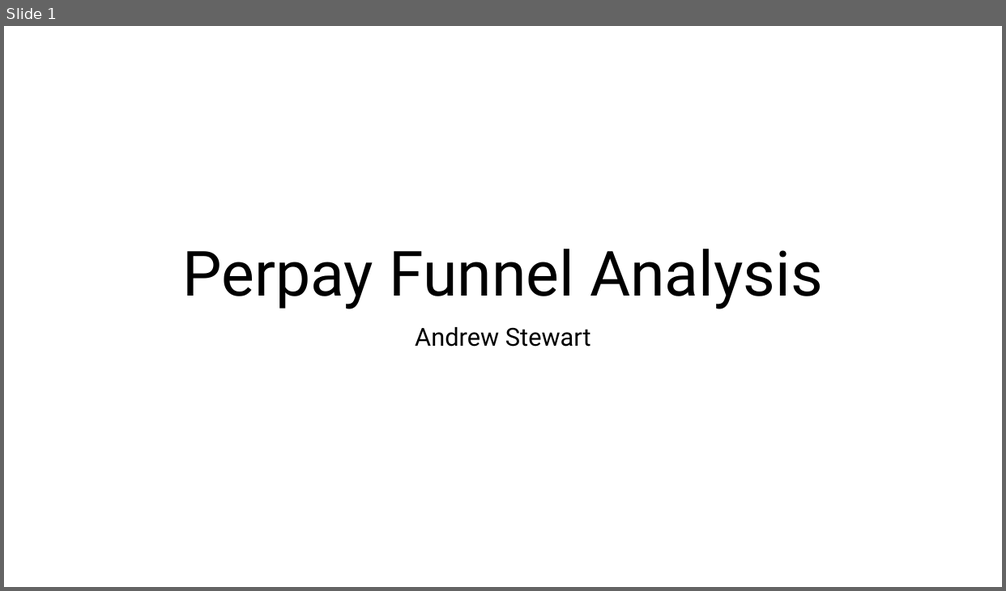
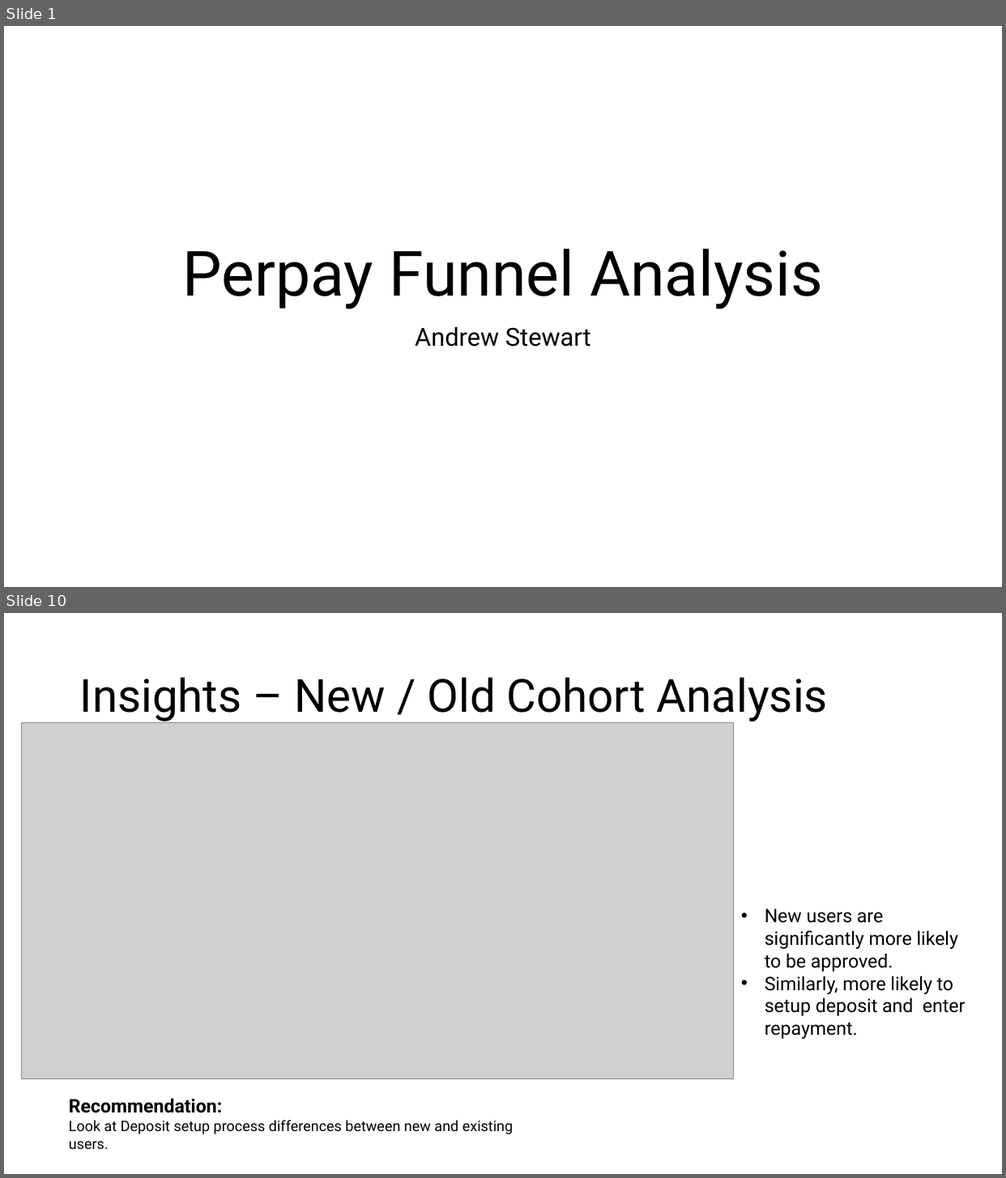
Before and after one commit to theroyalbob/perpay-final, a slide deck: Stewart-final-presentation.pptx. Shown one above the other, each under a label of ours: slide 1 before the commit, slides 1 and 10 after it; the slides between them are not shown. The pictures are 1006x591 and 1006x1178 pixels, drawn with LibreOffice and Linux fonts; fonts in the diff are those of the drawing; grey boxes stand for pictures. Boxes give left, top, right and bottom in pixels: in the first picture for what was removed or moved away, otherwise in the second. Text is boxed around its words. In the diff, an @@ line names an element or a change of style, - is before the commit and + after.

```diff
--- a/Stewart-final-presentation.pptx
+++ b/Stewart-final-presentation.pptx
@@ slide 10 added at (4,613,1002,1174), background #FFFFFF @@
@@ title added at (80,677,828,722), 44 pt, text #000000 @@
+Insights – New / Old Cohort Analysis
@@ picture added at (21,723,734,1080) @@
@@ text added at (765,909,965,1039), 18 pt, text #000000 @@
+• New users are significantly more likely to be approved.
+• Similarly, more likely to setup deposit and enter repayment.
@@ text added at (69,1098,513,1135), 14 pt, text #000000 @@
+Recommendation:
+Look at Deposit setup process differences between new and existing users.
```
Also in this commit, not shown: 16 other slides added.
